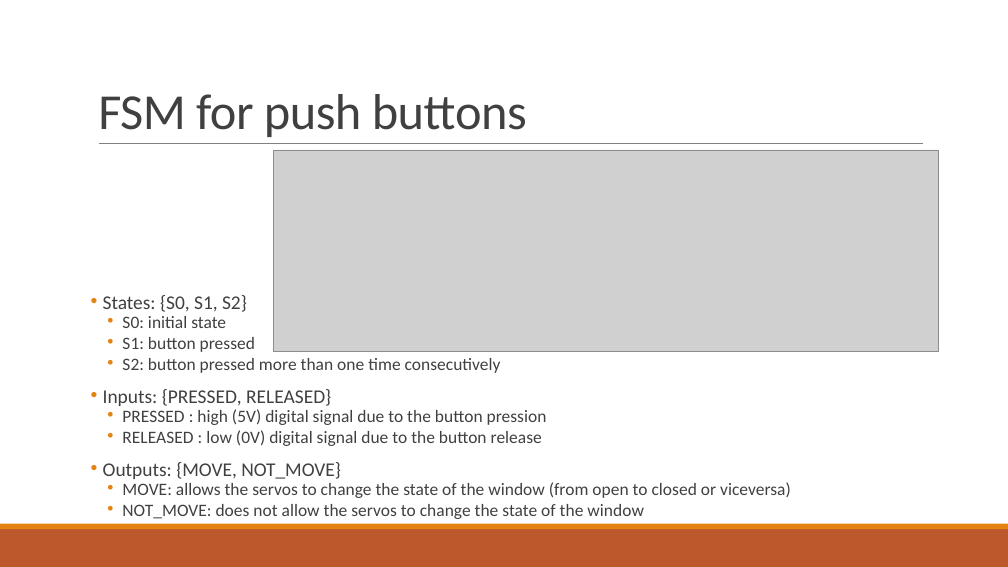
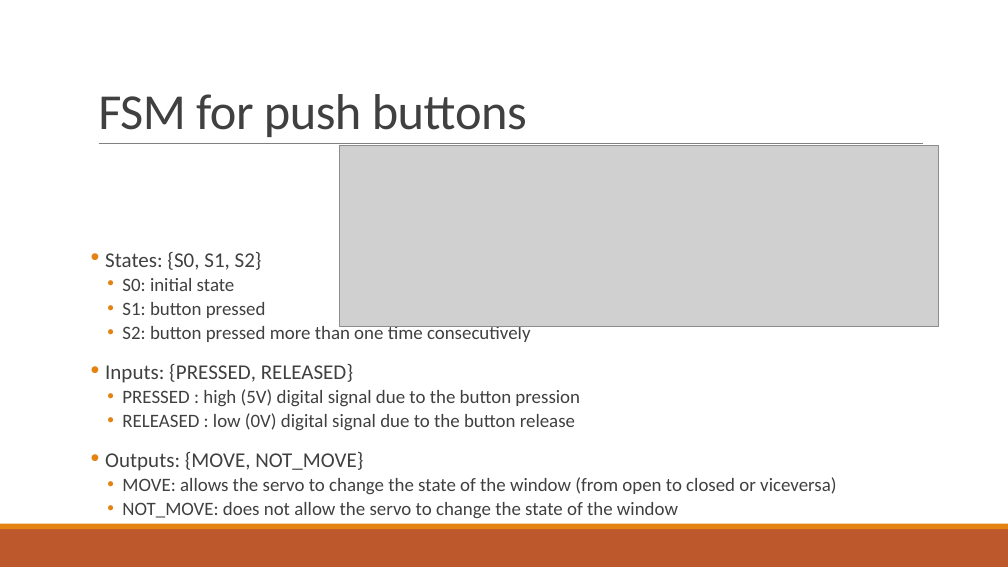
Before and after one commit to francescobaraldi/smart-neighborhood, a slide deck: slide 16 of Smart Neighborhood.pptx (slide 13 before the commit). Drawn at 1008x567 pixels with LibreOffice and Linux fonts; fonts in the diff are those of the drawing; grey boxes stand for pictures. Boxes give left, top, right and bottom in pixels: in the first picture for what was removed or moved away, otherwise in the second. Text is boxed around its words. In the diff, an @@ line names an element or a change of style, - is before the commit and + after.

```diff
--- a/Smart Neighborhood.pptx
+++ b/Smart Neighborhood.pptx
@@ picture: place and size @@
-picture at <box>274,150,938,351</box>
+picture at <box>340,146,938,327</box>
@@ text "States: {S0, S1, S2}": place and size @@
-text "States: {S0, S1, S2}" at <box>103,295,791,519</box>
+text "States: {S0, S1, S2}" at <box>105,252,836,518</box>
@@ text at <box>105,252,580,471</box>: size 18.5 to 20 pt in "States: {S0, S1, S2}", "Inputs: {PRESSED, RELEASED}", "Outputs: {MOVE, NOT_MOVE}"; size 16.6 to 18 pt in "S0: initial state", "S1: button pressed", "S2: button pressed more than one time ...", "PRESSED : high (5V) digital signal due ..." and 1 more places; line spacing 0.7 to 0.8 @@
@@ text at <box>122,477,836,518</box>: text changed; size 16.6 to 18 pt @@
-  • MOVE: allows the servos to change the state of the window (from open to closed or viceversa)
-  • NOT_MOVE: does not allow the servos to change the state of the window
+  • MOVE: allows the servo to change the state of the window (from open to closed or viceversa)
+  • NOT_MOVE: does not allow the servo to change the state of the window
```
Also in this commit, not shown: 16 other slides changed, 8 slides added, 2 slides removed.
